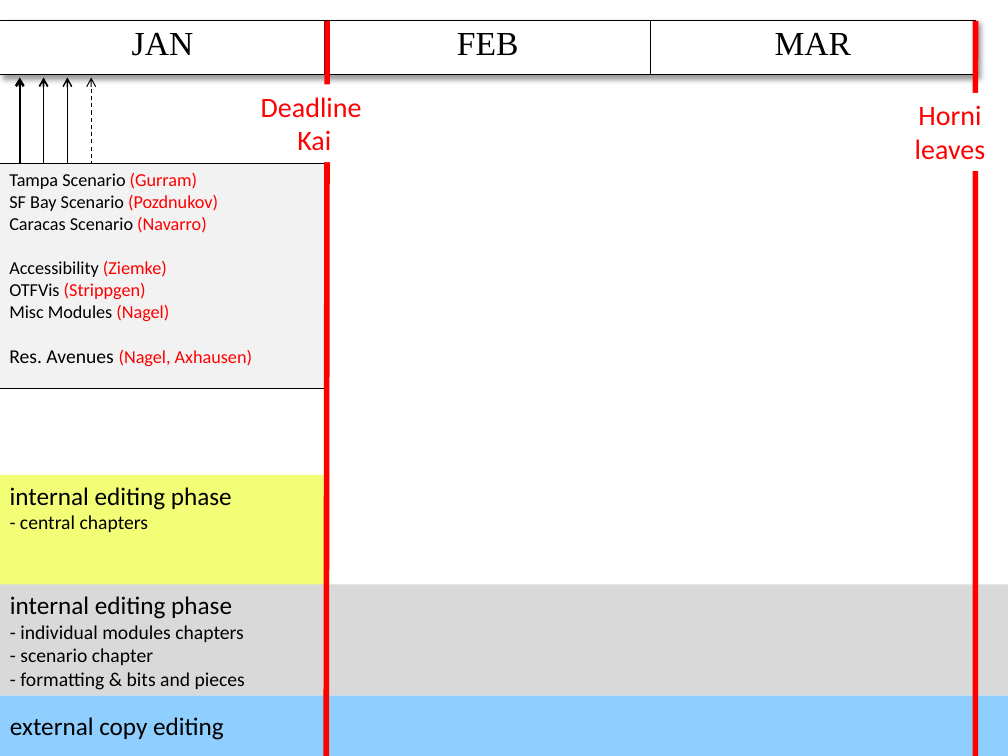
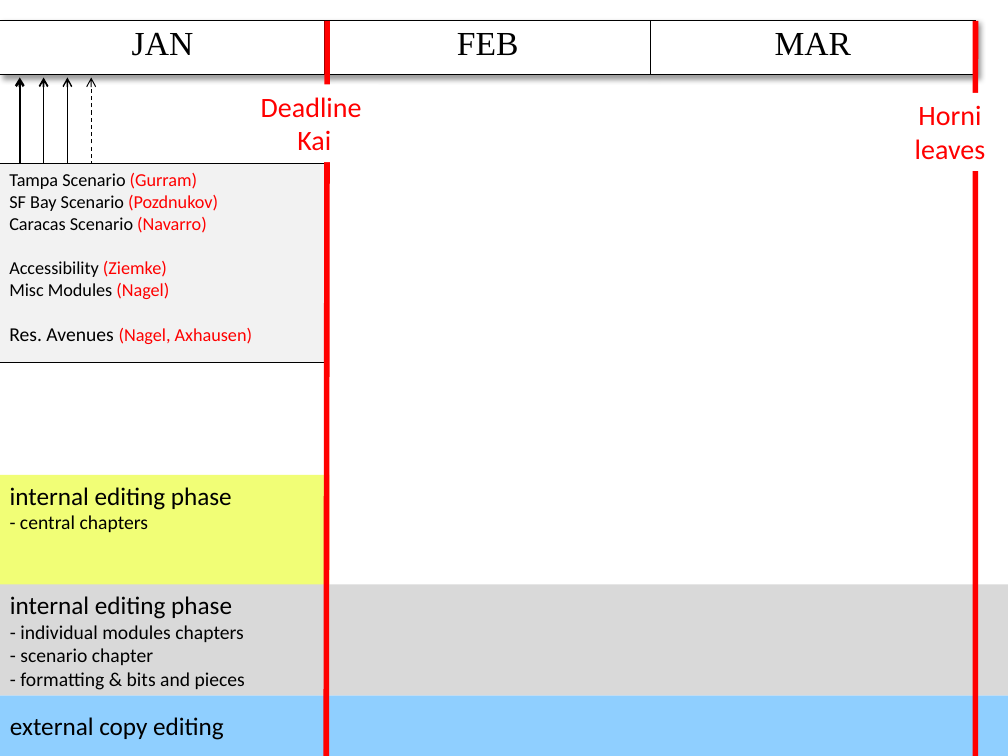
Before and after one commit to sashigurram/book, a slide deck: slide 1 of admin/timeline.pptx. Drawn at 1008x756 pixels with LibreOffice and Linux fonts; fonts in the diff are those of the drawing. Boxes give left, top, right and bottom in pixels: in the first picture for what was removed or moved away, otherwise in the second. Text is boxed around its words. In the diff, an @@ line names an element or a change of style, - is before the commit and + after.

```diff
--- a/admin/timeline.pptx
+++ b/admin/timeline.pptx
@@ rectangle "Tampa Scenario (Gurram)": place and size @@
-rectangle "Tampa Scenario (Gurram)" at [0, 163, 326, 388]
+rectangle "Tampa Scenario (Gurram)" at [0, 163, 326, 362]
@@ text in rectangle at [9, 283, 146, 299]: paragraph removed @@
-OTFVis (Strippgen)
```
Also in this commit, not shown: 15 other files.
